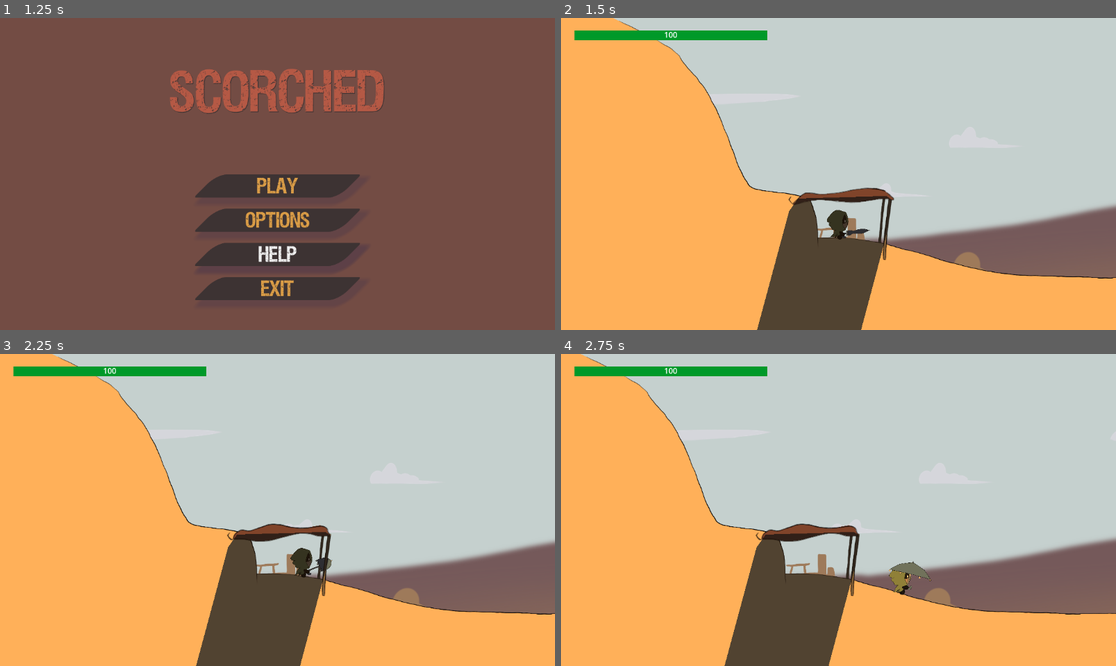
Above: before the commit, frames 1-4 (two rows, left to right).
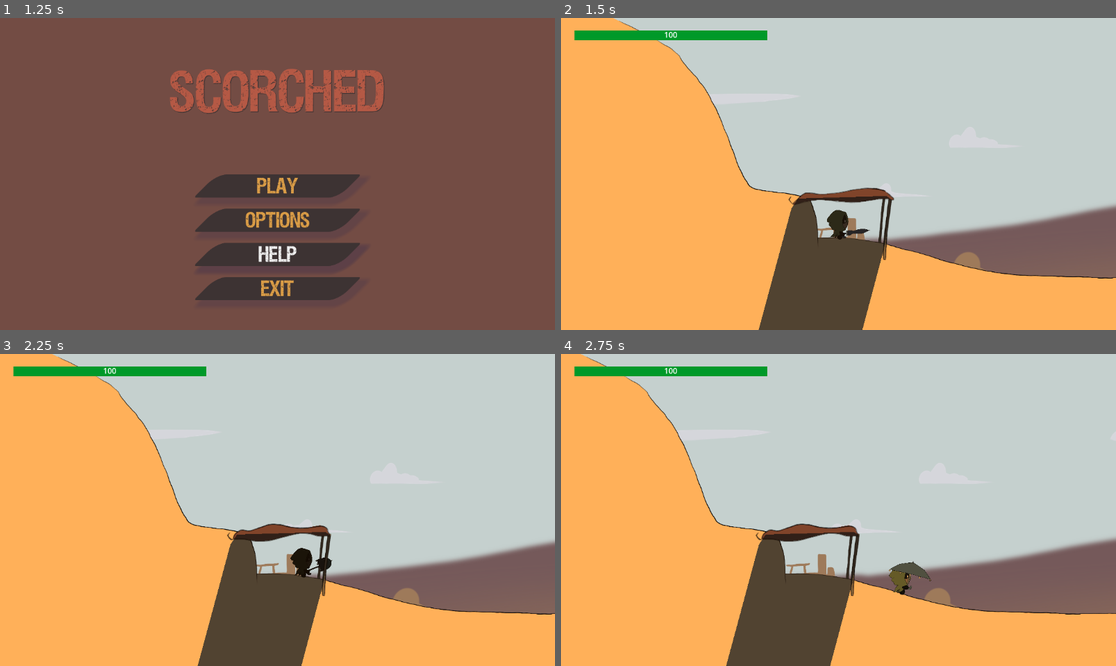
Above: after the commit, the same moments.

Repository: Niimphu/NewbieGameJam2023
Game: Godot game, scene res://Levels/MainMenu/MainMenu.tscn
Two runs of this game, one before a commit and one after it. Both use one fixed random seed, a clock stepped at 60 frames per second and the inputs below.
Inputs:
- Up to frame 1 (1.25 s): click "Help" at 0.5 s
- Up to frame 2 (1.5 s): click "Play" at 1.25 s
- Up to frame 3 (2.25 s): hold Right (ui_right) from 2.03 s (still down); tap K (toggle_parasol) at 2.1 s
- Up to frame 4 (2.75 s): keep holding Right (ui_right); tap Space (jump) at 2.27 s

Frame 1 is identical in both runs. In frame 2, 0.2% of the frame differs, in the area x 35-59%, y 58-100%; in frame 3, 0.5%; in frame 4, 0.6%, in the area x 29-67%, y 57-100%.

Commit message:
Made Crate Movment Better, Fixed Sunlight Issues
- The crate now has a configurable Max Velocity to avoid it going light speed uphill.
- I set Collision Layer 5 to be the PhysicsObjectBoundary layer. This will be used to make it so physics objects can't go outside of designated areas and cause soft locks, issues with progression, or unintended solutions to levels.
- Added the SceneChangeUpdater script to the the Tutorial Level Root node. This script is responsible for making the DirectSunlightManager refresh itself upon changing scenes and this script should be added to the root node of any level in the game.
- Added a Shader to the player's sprite to clearly show when the player is in shadow or outside of shadow by lightening or darkening the player sprite.

Diff:
--- a/Characters/Player/Player.gd
+++ b/Characters/Player/Player.gd
@@ -7,12 +7,16 @@
 @export var ATTACKING_VELOCITY_MOD: float = 0.5
 @export var PARASOL_GRAVITY_MODIFIER: float = 0.25
 @export var OBJECT_PUSH_FORCE: float = 2000.0
+@export var SHADOW_TRANSITION_SCALE: float = 1.0
 
 @onready var animation_tree: AnimationTree = $AnimationTree
 @onready var animation_state = animation_tree.get("parameters/playback")
 @onready var sprite: Sprite2D = $Sprite2D
 @onready var attack_cooldown: Timer = $AttackCooldown
 @onready var sprite_scale = sprite.get_scale()
+
+var shader_shadow_scale: float = 0.0
+
 # The initial x scale of the sprite to be used to flip the sprite and preserve its position
 # so that it will stay within the CollisionShape2D.
 #var sprite_scale_x: float = sprite.scale.x
@@ -30,7 +34,6 @@
 	UP = 1
 }
 
-
 # The currently playing animation from the AnimationTree node
 var current_animation_state: StringName
 var parasol_state: PARASOL_STATES = PARASOL_STATES.CLOSED
@@ -44,6 +47,16 @@
 func _ready():
 	update_parasol_animation_blend_positions()
 	animation_state.start("Idle")
+
+func _process(delta):
+	if DirectSunlightManager.player_in_sunlight:
+		if not is_equal_approx(shader_shadow_scale, 0.0):
+			shader_shadow_scale = clampf(shader_shadow_scale - (delta * SHADOW_TRANSITION_SCALE), 0.0, 1.0)
+	else:
+		if not is_equal_approx(shader_shadow_scale, 1.0):
+			shader_shadow_scale = clampf(shader_shadow_scale + (delta * SHADOW_TRANSITION_SCALE), 0.0, 1.0)
+
+	sprite.material.set_shader_parameter("shadow_scale", shader_shadow_scale)
 
 func _physics_process(delta):
 	# Add the gravity.
@@ -92,9 +105,11 @@
 		PARASOL_STATES.CLOSED:
 			animation_state.travel("open_parasol")
 			parasol_state = PARASOL_STATES.OPEN
+			PlayerStatManager.parasol_open = true
 		PARASOL_STATES.OPEN:
 			animation_state.travel("close_parasol")
 			parasol_state = PARASOL_STATES.CLOSED
+			PlayerStatManager.parasol_open = false
 
 func player_attack():
 	attack_cooldown.start()
--- a/Characters/Player/Player.tscn
+++ b/Characters/Player/Player.tscn
@@ -1,9 +1,15 @@
-[gd_scene load_steps=55 format=3 uid="uid://86i5b4bp1hry"]
+[gd_scene load_steps=57 format=3 uid="uid://86i5b4bp1hry"]
 
 [ext_resource type="Script" path="res://Characters/Player/Player.gd" id="1_cg0yb"]
 [ext_resource type="PackedScene" uid="uid://5vev7xxhbg3f" path="res://Characters/Player/UI/PlayerUI.tscn" id="2_tgliu"]
 [ext_resource type="PackedScene" uid="uid://cs055uggajtfv" path="res://Characters/Player/PauseManager.tscn" id="2_vbasy"]
+[ext_resource type="Shader" path="res://Characters/Player/PlayerShadow.gdshader" id="4_t8n13"]
 [ext_resource type="Texture2D" uid="uid://ddvg0puekq4el" path="res://Characters/Player/Spritesheet_player.png" id="6_lxn1d"]
+
+[sub_resource type="ShaderMaterial" id="ShaderMaterial_b0py2"]
+shader = ExtResource("4_t8n13")
+shader_parameter/shadow_scale = 0.0
+shader_parameter/shadow_color = Quaternion(0.25, 0.25, 0.25, 1)
 
 [sub_resource type="CapsuleShape2D" id="CapsuleShape2D_vmqq7"]
 radius = 17.0
@@ -403,7 +409,7 @@
 
 [node name="Player" type="CharacterBody2D"]
 scale = Vector2(0.8, 0.8)
-collision_layer = 2
+collision_layer = 16386
 collision_mask = 13
 floor_snap_length = 4.0
 script = ExtResource("1_cg0yb")
@@ -421,6 +427,7 @@
 
 [node name="Sprite2D" type="Sprite2D" parent="."]
 light_mask = 2
+material = SubResource("ShaderMaterial_b0py2")
 position = Vector2(4.54747e-13, 4.54747e-13)
 scale = Vector2(0.2, 0.2)
 texture = ExtResource("6_lxn1d")
--- /dev/null
+++ b/Characters/Player/PlayerShadow.gdshader
@@ -0,0 +1,9 @@
+shader_type canvas_item;
+
+uniform float shadow_scale = 0.0;
+uniform vec4 shadow_color = vec4(0.25, 0.25, 0.25, 1.0);
+
+void fragment() {
+	COLOR = texture(TEXTURE, UV);
+	COLOR = mix(COLOR, (COLOR * shadow_color), shadow_scale);
+}
--- /dev/null
+++ b/Levels/Environment/Crate/Crate.gd
@@ -0,0 +1,7 @@
+extends RigidBody2D
+
+@export var MAX_VELOCITY: float = 65.0
+
+func _physics_process(_delta):
+	if linear_velocity.length() > MAX_VELOCITY:
+		linear_velocity = linear_velocity.normalized() * MAX_VELOCITY
--- a/Levels/Environment/Crate/Crate.tscn
+++ b/Levels/Environment/Crate/Crate.tscn
@@ -1,13 +1,16 @@
-[gd_scene load_steps=2 format=3 uid="uid://b7d33y1olwn8l"]
+[gd_scene load_steps=3 format=3 uid="uid://b7d33y1olwn8l"]
 
+[ext_resource type="Script" path="res://Levels/Environment/Crate/Crate.gd" id="1_jsogd"]
 [ext_resource type="Texture2D" uid="uid://bmebij0evev40" path="res://Levels/Environment/Crate/Crate.png" id="1_kaf4x"]
 
 [node name="Crate" type="RigidBody2D"]
 collision_layer = 8
-collision_mask = 15
+collision_mask = 31
 center_of_mass_mode = 1
 center_of_mass = Vector2(0, 15)
 lock_rotation = true
+linear_damp = 10.0
+script = ExtResource("1_jsogd")
 
 [node name="Sprite2D" type="Sprite2D" parent="."]
 position = Vector2(0, 1)
--- a/Levels/Environment/DirectSunlightManager.gd
+++ b/Levels/Environment/DirectSunlightManager.gd
@@ -93,6 +93,5 @@
 
 	for shadow_shape_cast in shadow_shape_casts:
 		if shadow_shape_cast.is_colliding():
-			if shadow_shape_cast.get_collision_count() == 4: # All four corners of the player's sprite need to be inside the shadow to detect full coverage
-				player_in_sunlight = false
-				break
+			player_in_sunlight = false
+			break
--- /dev/null
+++ b/Levels/Environment/SceneChangeUpdater.gd
@@ -0,0 +1,4 @@
+extends Node2D
+
+func _ready():
+	DirectSunlightManager.refresh_shadow_detection()
--- a/Levels/Tutorial/Tutorial.tscn
+++ b/Levels/Tutorial/Tutorial.tscn
@@ -1,6 +1,7 @@
-[gd_scene load_steps=20 format=3 uid="uid://boyv5a0kcs1ej"]
+[gd_scene load_steps=22 format=3 uid="uid://boyv5a0kcs1ej"]
 
 [ext_resource type="Script" path="res://Levels/CloudsTutorial.gd" id="1_5av40"]
+[ext_resource type="Script" path="res://Levels/Environment/SceneChangeUpdater.gd" id="1_p3fb7"]
 [ext_resource type="Texture2D" uid="uid://lnvdwpo18ykl" path="res://Levels/Tutorial/Sprites/Cloud1.PNG" id="2_1rswu"]
 [ext_resource type="Texture2D" uid="uid://dk8fsotjkqgqq" path="res://Levels/Tutorial/Sprites/Background1.PNG" id="2_2btl2"]
 [ext_resource type="Texture2D" uid="uid://btcxwuqtyclt3" path="res://Levels/Tutorial/Sprites/Background2.PNG" id="2_5t8ry"]
@@ -16,6 +17,9 @@
 [ext_resource type="Texture2D" uid="uid://bntcm8a5xf31m" path="res://Levels/Tutorial/Sprites/Tarp/TutorialTarp4.png" id="8_nj375"]
 [ext_resource type="Texture2D" uid="uid://c4debxvmbvinc" path="res://Levels/Tutorial/Sprites/Tarp/TutorialTarp5.png" id="9_v6gmv"]
 [ext_resource type="PackedScene" uid="uid://denmcawtlettb" path="res://Levels/Environment/Sun.tscn" id="16_r1fc6"]
+
+[sub_resource type="RectangleShape2D" id="RectangleShape2D_7g1mk"]
+size = Vector2(20, 117)
 
 [sub_resource type="SpriteFrames" id="SpriteFrames_iwcyp"]
 animations = [{
@@ -44,9 +48,10 @@
 size = Vector2(188.182, 20.9091)
 
 [sub_resource type="OccluderPolygon2D" id="OccluderPolygon2D_7l84w"]
-polygon = PackedVector2Array(75.4545, -44.5454, 86.3636, -44.5454, 98.1818, -36.3636, 96.3636, -10, -98.1818, -15.4546, -80.9091, -40)
+polygon = PackedVector2Array(75.4545, -44.5454, 86.3636, -44.5454, 98.1818, -36.3636, 82.7273, 50.9091, -110, 47.2727, -93.6364, -20.9091, -80.9091, -40)
 
-[node name="Tutorial" type="Node2D"]
+[node name="Tutorial" type="Node2D" groups=["level_root_node"]]
+script = ExtResource("1_p3fb7")
 
 [node name="ParallaxBackground" type="ParallaxBackground" parent="."]
 
@@ -104,6 +109,15 @@
 [node name="Crate" parent="." instance=ExtResource("5_48eq1")]
 position = Vector2(1974, 424)
 
+[node name="CrateBoundary" type="StaticBody2D" parent="."]
+position = Vector2(1275.05, 346.025)
+collision_layer = 16
+collision_mask = 8
+
+[node name="CollisionShape2D" type="CollisionShape2D" parent="CrateBoundary"]
+position = Vector2(0, 36.475)
+shape = SubResource("RectangleShape2D_7g1mk")
+
 [node name="CrownCrab" parent="." instance=ExtResource("4_jmvpv")]
 position = Vector2(2754, 393)
 
@@ -114,6 +128,7 @@
 position = Vector2(199, 428)
 floor_stop_on_slope = false
 floor_max_angle = 0.872665
+SHADOW_TRANSITION_SCALE = 2.0
 
 [node name="RemoteTransform2D" type="RemoteTransform2D" parent="Player"]
 remote_path = NodePath("../../Camera2D")
@@ -141,7 +156,7 @@
 position = Vector2(2.27274, -39.5454)
 shape = SubResource("RectangleShape2D_4l1cj")
 
-[node name="LightOccluder2D" type="LightOccluder2D" parent="FlappyTarp"]
+[node name="LightOccluder2D" type="LightOccluder2D" parent="FlappyTarp" groups=["shadows"]]
 occluder = SubResource("OccluderPolygon2D_7l84w")
 
 [node name="Sun" parent="." instance=ExtResource("16_r1fc6")]
--- a/project.godot
+++ b/project.godot
@@ -125,6 +125,7 @@
 2d_physics/layer_2="Player"
 2d_physics/layer_3="Enemies"
 2d_physics/layer_4="PhysicsObjects"
+2d_physics/layer_5="PhysicsObjectBoundaries"
 2d_physics/layer_15="PlayerShadowDetectionArea"
 
 [rendering]
